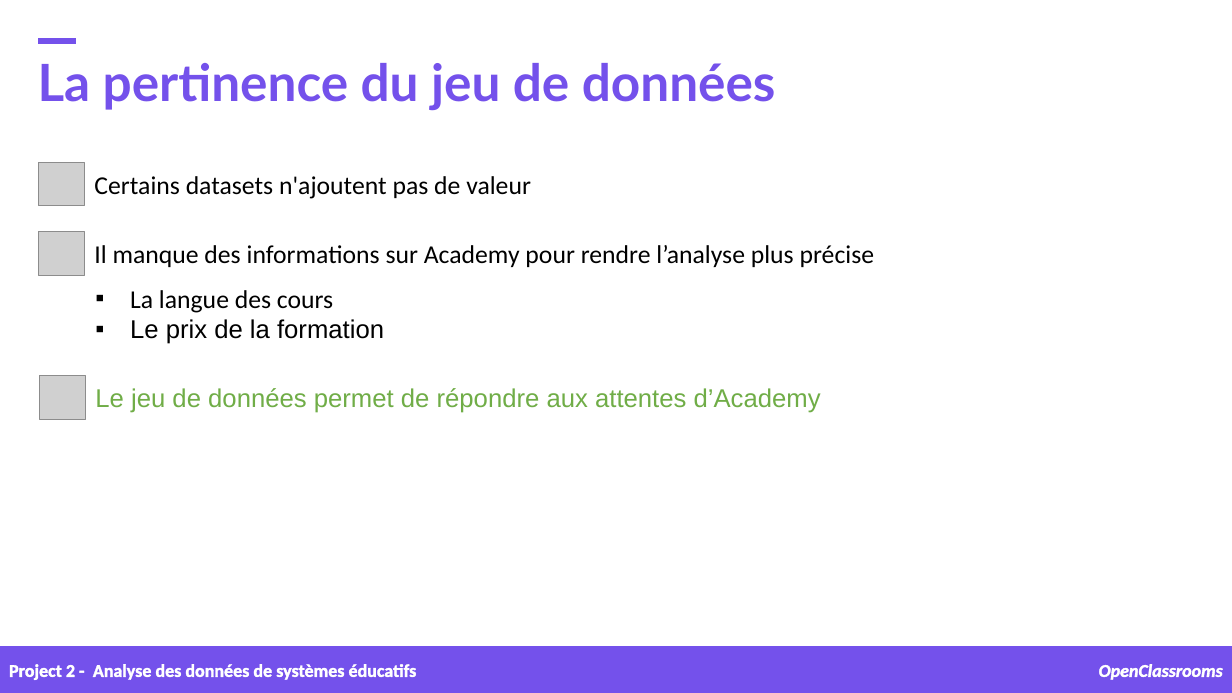
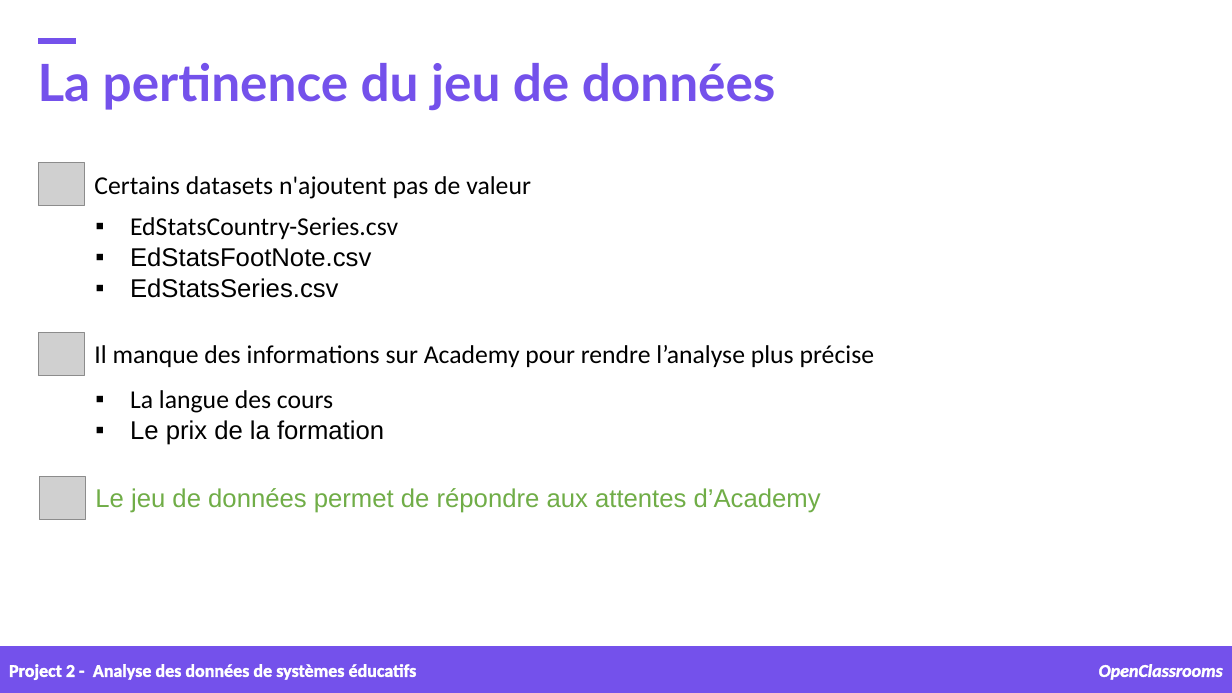
Before and after one commit to samirhinojosa/OC-P2-education-statistics, a slide deck: slide 20 of supports/P2_02_presentation v1.pptx. Drawn at 1232x693 pixels with LibreOffice and Linux fonts; fonts in the diff are those of the drawing; grey boxes stand for pictures; background and template pictures are left out. Boxes give left, top, right and bottom in pixels: in the first picture for what was removed or moved away, otherwise in the second. Text is boxed around its words. In the diff, an @@ line names an element or a change of style, - is before the commit and + after.

```diff
--- a/supports/P2_02_presentation v1.pptx
+++ b/supports/P2_02_presentation v1.pptx
@@ text added at [130, 217, 398, 298], 20 pt, text #000000 @@
+▪ EdStatsCountry-Series.csv
+▪ EdStatsFootNote.csv
+▪ EdStatsSeries.csv
@@ 3 texts, 2 pictures: place and size @@
-3 texts, 2 pictures at [38, 232, 874, 420]
+3 texts, 2 pictures at [38, 333, 874, 520]
```
Also in this commit, not shown: 3 other slides changed.
